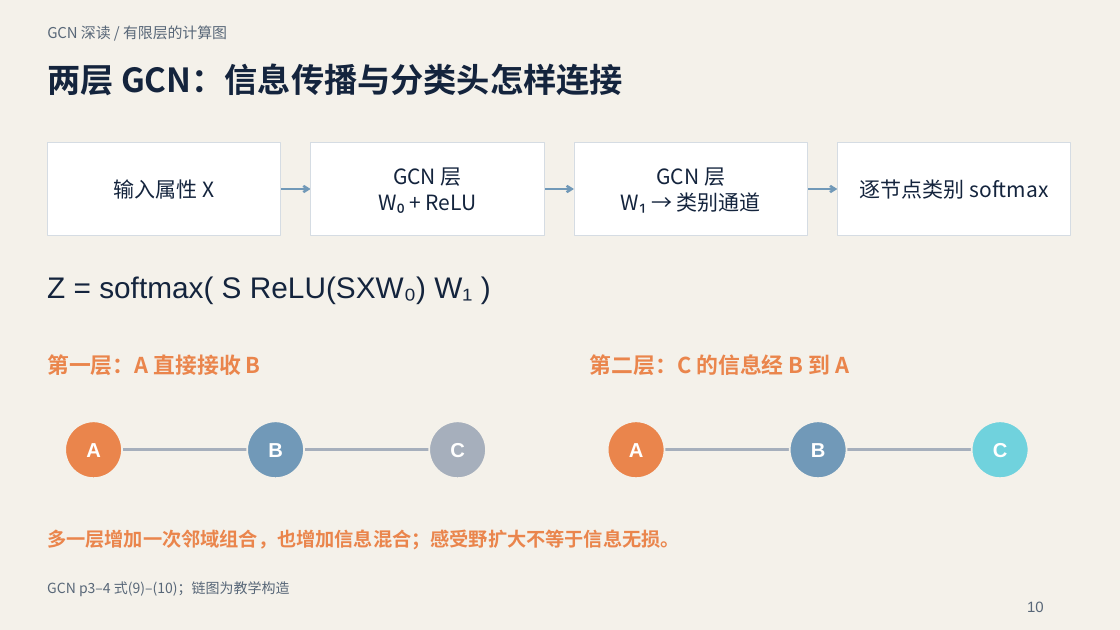
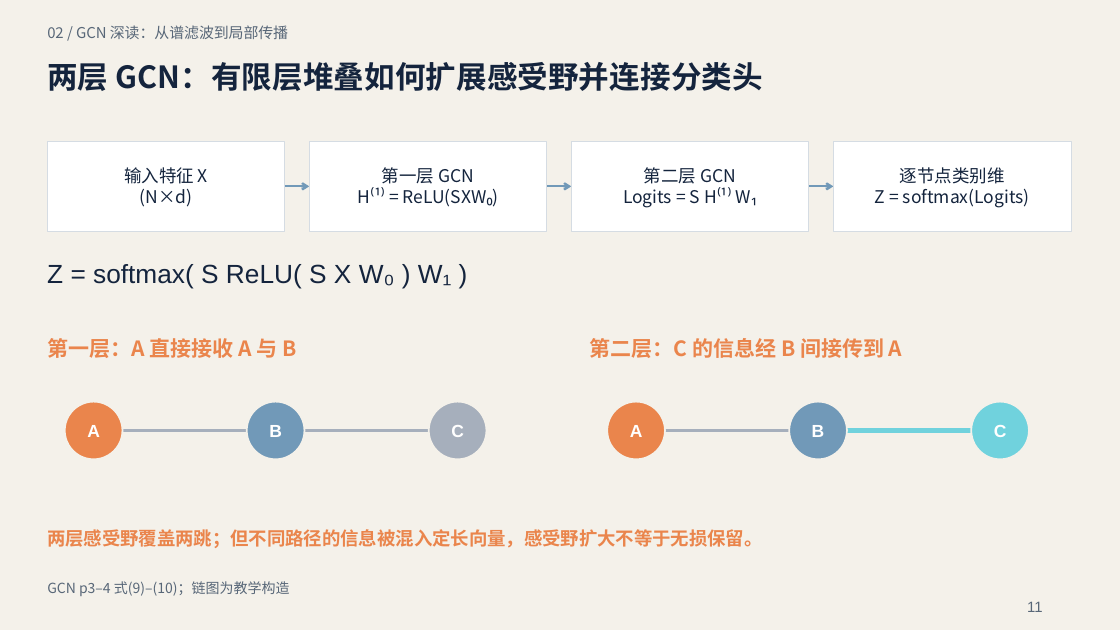
Before and after one commit to guozongzhi/GNN, a slide deck: slide 11 of outputs/presentations/GNN-原理与关键论文.pptx (slide 10 before the commit). Drawn at 1120x630 pixels with LibreOffice and Linux fonts; fonts in the diff are those of the drawing. Boxes give left, top, right and bottom in pixels: in the first picture for what was removed or moved away, otherwise in the second. Text is boxed around its words. In the diff, an @@ line names an element or a change of style, - is before the commit and + after.

```diff
--- a/outputs/presentations/GNN-原理与关键论文.pptx
+++ b/outputs/presentations/GNN-原理与关键论文.pptx
@@ text at [47,25,288,39]: text changed @@
-GCN 深读 / 有限层的计算图
+02 / GCN 深读：从谱滤波到局部传播
@@ text at [47,62,763,91]: text changed; size 28.5 to 26.2 pt @@
-两层 GCN：信息传播与分类头怎样连接
+两层 GCN：有限层堆叠如何扩展感受野并连接分类头
@@ rectangle "输入特征 X": place and size @@
-rectangle "输入特征 X" at [47,143,281,235]
+rectangle "输入特征 X" at [47,142,285,231]
@@ rectangle "第一层 GCN": place and size @@
-rectangle "第一层 GCN" at [311,143,544,235]
+rectangle "第一层 GCN" at [309,142,547,231]
@@ rectangle "第二层 GCN": place and size @@
-rectangle "第二层 GCN" at [574,143,807,235]
+rectangle "第二层 GCN" at [571,142,809,231]
@@ rectangle "逐节点类别维": place and size @@
-rectangle "逐节点类别维" at [838,143,1071,235]
+rectangle "逐节点类别维" at [833,142,1071,231]
@@ text in rectangle at [124,167,208,207]: text changed; size 18 to 15 pt @@
-输入属性 X
+输入特征 X
+(N×d)
@@ text in rectangle at [357,167,487,207]: text changed; size 18 to 15 pt @@
-GCN 层
-W₀ + ReLU
+第一层 GCN
+H⁽¹⁾ = ReLU(SXW₀)
@@ text in rectangle at [623,167,736,208]: text changed; size 18 to 15 pt @@
-GCN 层
-W₁ → 类别通道
+第二层 GCN
+Logits = S H⁽¹⁾ W₁
@@ text in rectangle at [875,167,1030,208]: text changed; size 18 to 15 pt @@
-逐节点类别 softmax
+逐节点类别维
+Z = softmax(Logits)
@@ arrow moved from (281, 189) - (311, 189) to (285, 187) - (309, 187) @@
@@ arrow moved from (807, 189) - (838, 189) to (809, 187) - (833, 187) @@
@@ text at [47,264,452,289]: text changed; size 25.5 to 22.5 pt @@
-Z = softmax( S ReLU(SXW₀) W₁ )
+Z = softmax( S ReLU( S X W₀ ) W₁ )
@@ text at [47,338,296,358]: text changed; size 18.8 to 18 pt @@
-第一层：A 直接接收 B
+第一层：A 直接接收 A 与 B
@@ text at [590,338,902,358]: text changed; size 18.8 to 18 pt @@
-第二层：C 的信息经 B 到 A
+第二层：C 的信息经 B 间接传到 A
@@ size 17.2 to 15 pt in 6 elements at [247,402,305,460], [607,402,665,460], [790,402,848,460], [971,402,1029,460], [65,402,123,460], [429,402,486,460] @@
@@ 6 ellipses, 4 lines: place and size @@
-6 ellipses, 4 lines at [66,422,1029,479]
+6 ellipses, 4 lines at [65,402,1029,460]
@@ line (847, 430) - (971, 430): stroke #A6AFBC 2.25 pt to #70D2DD 3.75 pt @@
@@ text at [47,529,762,548]: text changed; size 16.5 to 15.8 pt @@
-多一层增加一次邻域组合，也增加信息混合；感受野扩大不等于信息无损。
+两层感受野覆盖两跳；但不同路径的信息被混入定长向量，感受野扩大不等于无损保留。
@@ text at [1027,601,1042,612]: text changed @@
-10
+11
```
Also in this commit, not shown: 7 other slides changed, 25 slides added, 18 slides removed, 5 other files.
